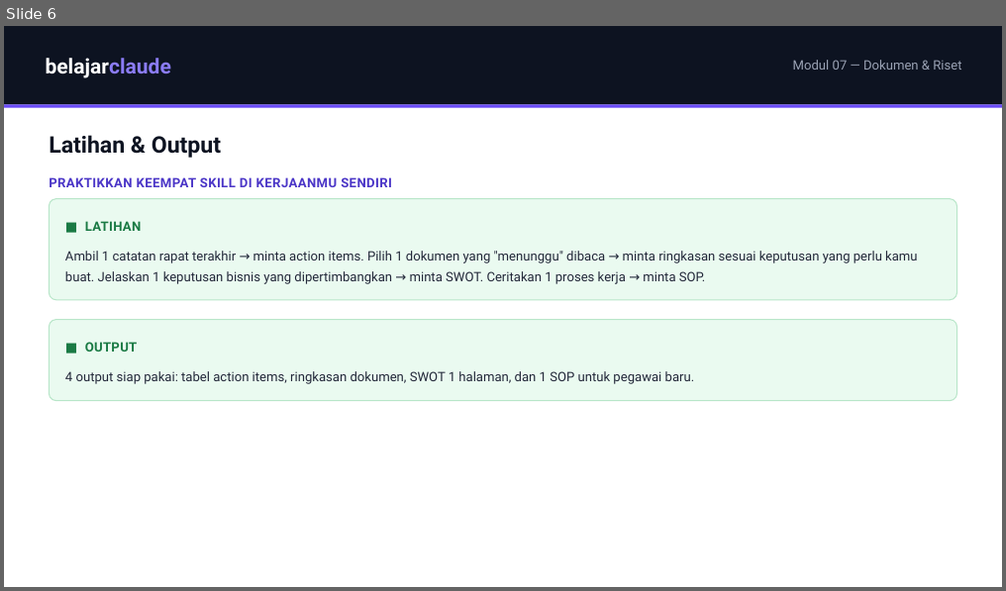
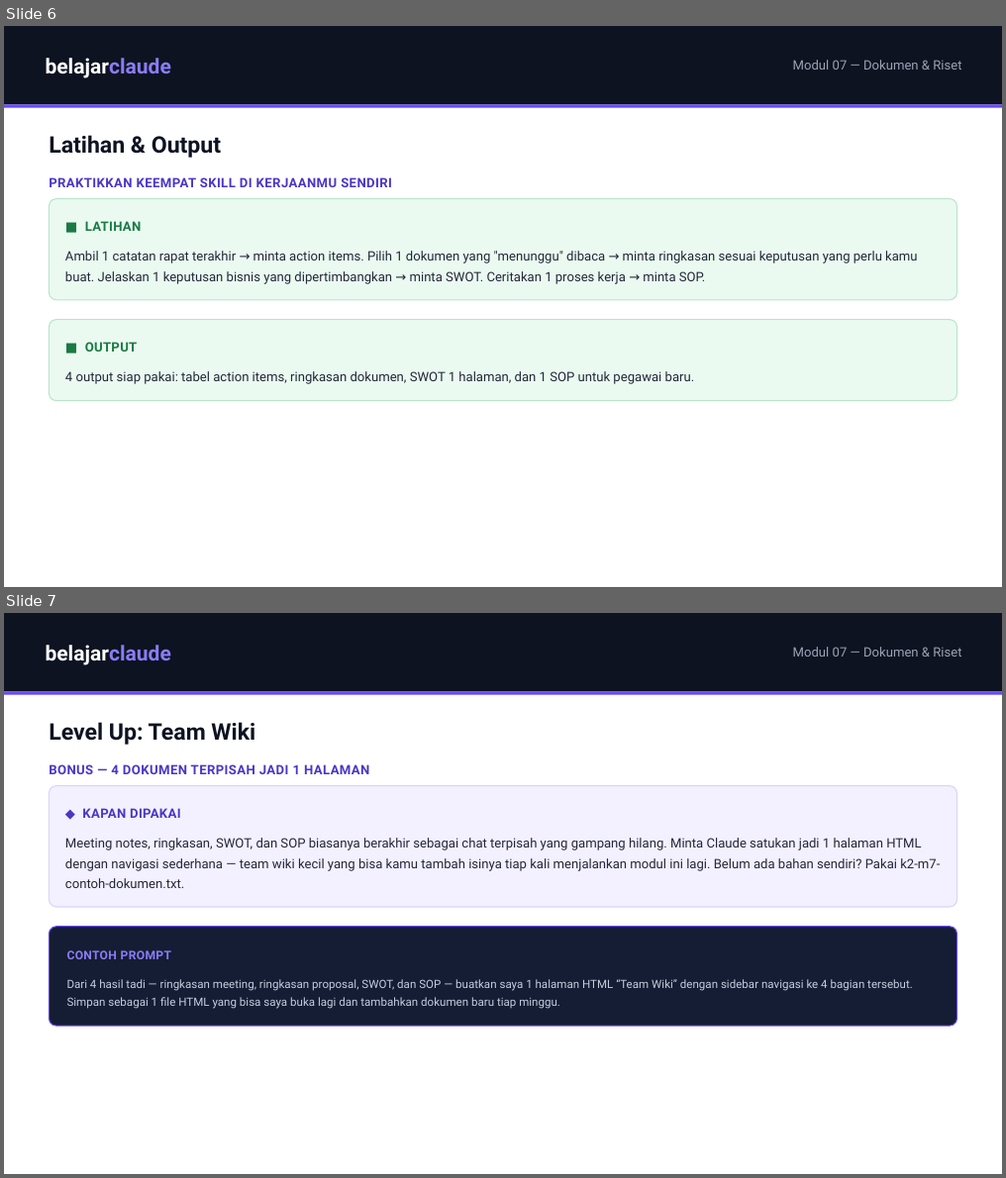
Before and after one commit to juliautomo/belajar-claude, a slide deck: K2-Produktivitas/M07-Dokumen-Riset/K2-M07-Dokumen-Riset.pptx. Shown one above the other, each under a label of ours: slide 6 before the commit, slides 6 and 7 after it. The pictures are 1006x591 and 1006x1178 pixels, drawn with LibreOffice and Linux fonts; fonts in the diff are those of the drawing. Boxes give left, top, right and bottom in pixels: in the first picture for what was removed or moved away, otherwise in the second. Text is boxed around its words. In the diff, an @@ line names an element or a change of style, - is before the commit and + after.

Commit message:
Add Level-Up bonus slides to K2 M02-M08 PPTs

```diff
--- a/K2-Produktivitas/M07-Dokumen-Riset/K2-M07-Dokumen-Riset.pptx
+++ b/K2-Produktivitas/M07-Dokumen-Riset/K2-M07-Dokumen-Riset.pptx
@@ slide 7 added at bbox=[4, 613, 1002, 1174], background #FFFFFF @@
@@ rectangle added at bbox=[4, 613, 1002, 691], fill #0D1321 @@
@@ text added at bbox=[46, 645, 171, 665], 20 pt, text #FFFFFF, bold @@
+belajarclaude
@@ text added at bbox=[793, 647, 961, 657], 12.5 pt, text #9AA2B4 @@
+Modul 07 — Dokumen & Riset
@@ rectangle added at bbox=[4, 691, 1002, 694], fill #6849F6 @@
@@ text added at bbox=[49, 722, 255, 745], 22 pt, text #0D1321, bold @@
+Level Up: Team Wiki
@@ text added at bbox=[49, 764, 369, 774], 12.5 pt, text #4B36C7, bold @@
+BONUS — 4 DOKUMEN TERPISAH JADI 1 HALAMAN
@@ rounded rectangle added at bbox=[49, 786, 957, 907], fill #F3F0FF, outline #DCD3FB 1 pt @@
@@ text added at bbox=[82, 808, 180, 818], 12.5 pt, text #4B36C7, bold @@
+◆ KAPAN DIPAKAI
@@ text added at bbox=[65, 838, 940, 888], 12.5 pt, text #23283A @@
+Meeting notes, ringkasan, SWOT, dan SOP biasanya berakhir sebagai chat terpisah yang gampang hilang. Minta Claude satukan jadi 1 halaman HTML dengan navigasi sederhana — team wiki kecil yang bisa kamu tambah isinya tiap kali menjalankan modul ini lagi. Belum ada bahan sendiri? Pakai k2-m7-contoh-dokumen.txt.
@@ rounded rectangle added at bbox=[49, 927, 957, 1026], fill #141D33, outline #6849F6 1 pt @@
@@ text added at bbox=[67, 951, 171, 959], 11.5 pt, text #8B7CF6, bold @@
+CONTOH PROMPT
@@ text added at bbox=[67, 979, 913, 1009], 11 pt, text #C7CDE0 @@
+Dari 4 hasil tadi — ringkasan meeting, ringkasan proposal, SWOT, dan SOP — buatkan saya 1 halaman HTML “Team Wiki” dengan sidebar navigasi ke 4 bagian tersebut. Simpan sebagai 1 file HTML yang bisa saya buka lagi dan tambahkan dokumen baru tiap minggu.
```
Also in this commit, not shown: 6 other files.
